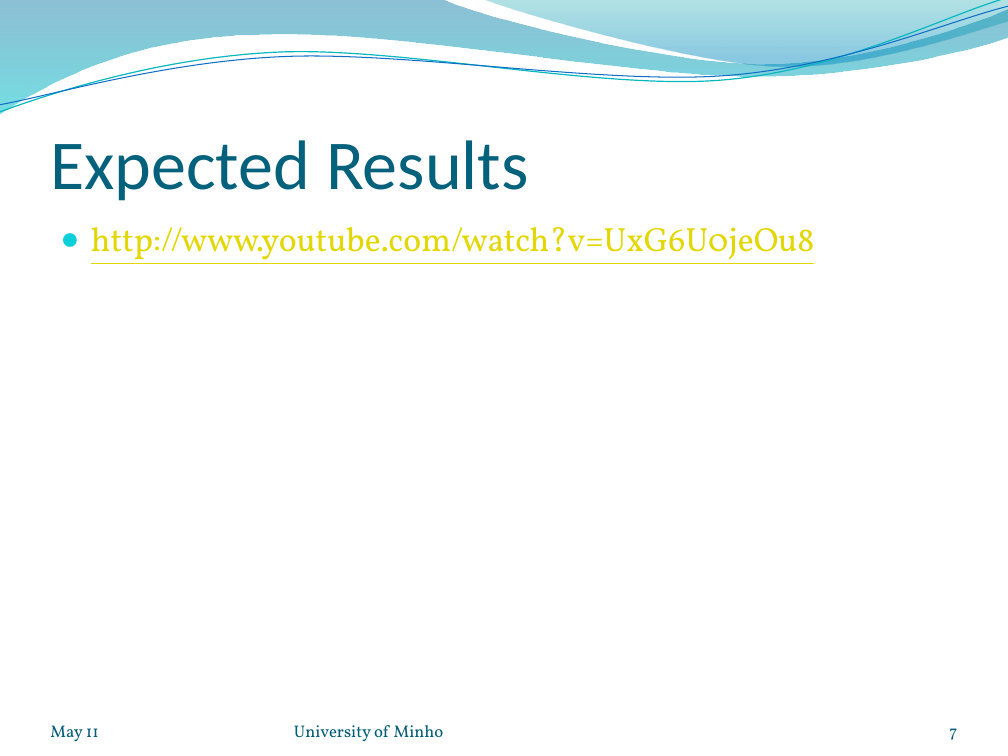
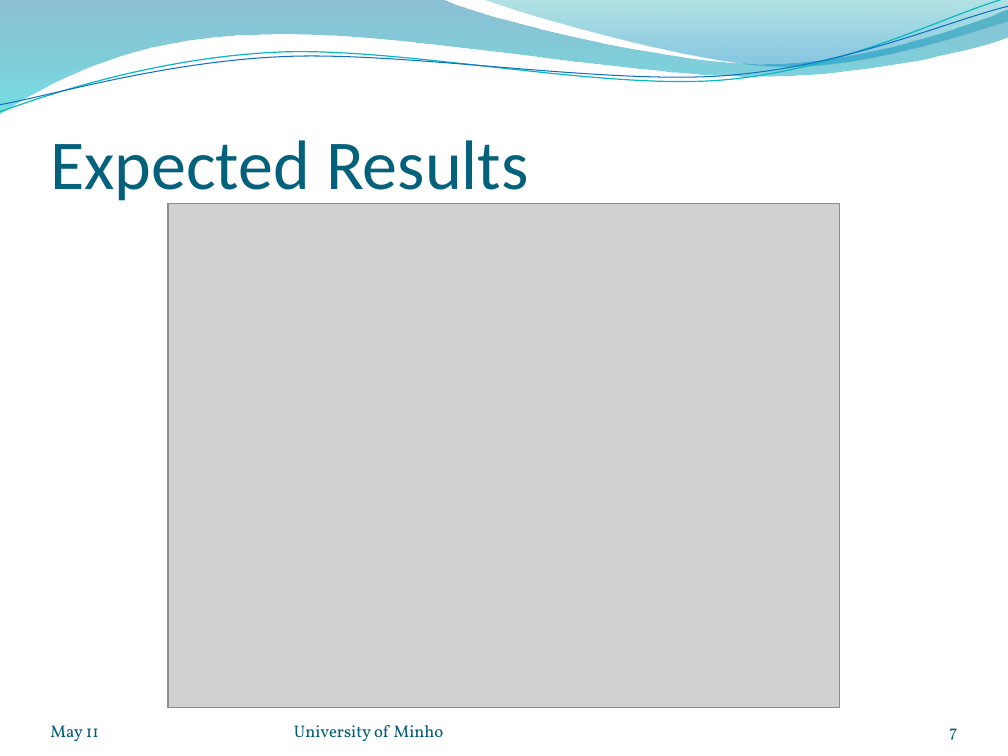
Before and after one commit to nunosilva800/Motion-Graphs, a slide deck: slide 7 of relatorio/motion_graphs_presentation.pptx. Drawn at 1008x756 pixels with LibreOffice and Linux fonts; fonts in the diff are those of the drawing; grey boxes stand for pictures; background and template pictures are left out. Boxes give left, top, right and bottom in pixels: in the first picture for what was removed or moved away, otherwise in the second. Text is boxed around its words. In the diff, an @@ line names an element or a change of style, - is before the commit and + after.

```diff
--- a/relatorio/motion_graphs_presentation.pptx
+++ b/relatorio/motion_graphs_presentation.pptx
@@ picture added at [168,204,841,708] @@
@@ text removed at [91,227,815,264] @@
-● http://www.youtube.com/watch?v=UxG6U0jeOu8
```
Also in this commit, not shown: 2 other slides changed, 1 slide added.
